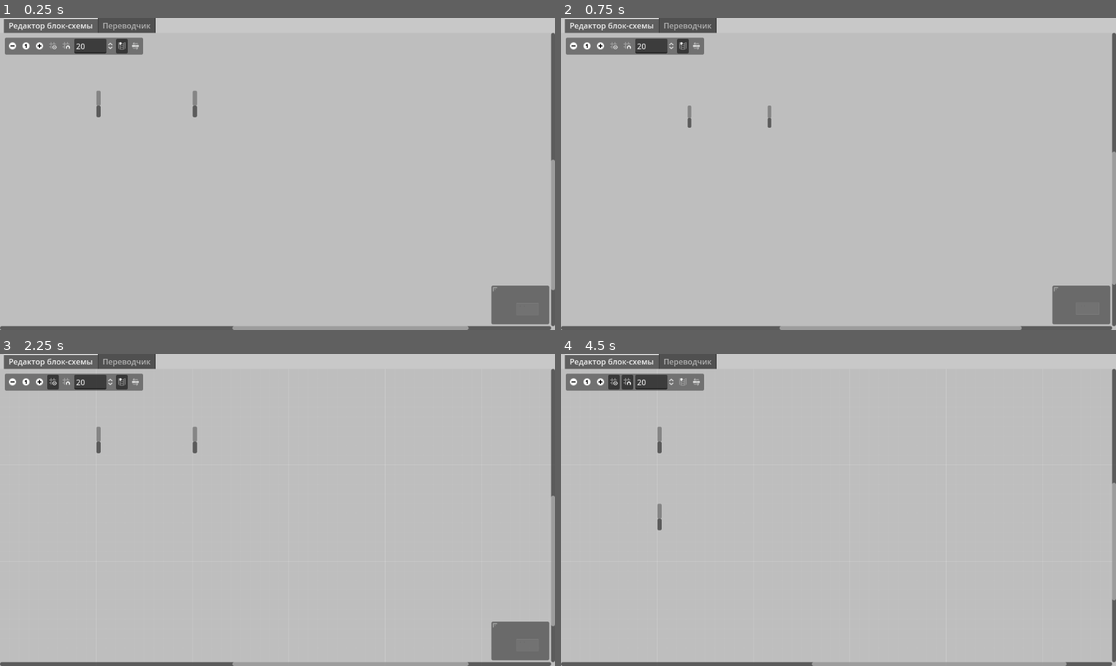
Above: before the commit, frames 1-4 (two rows, left to right).
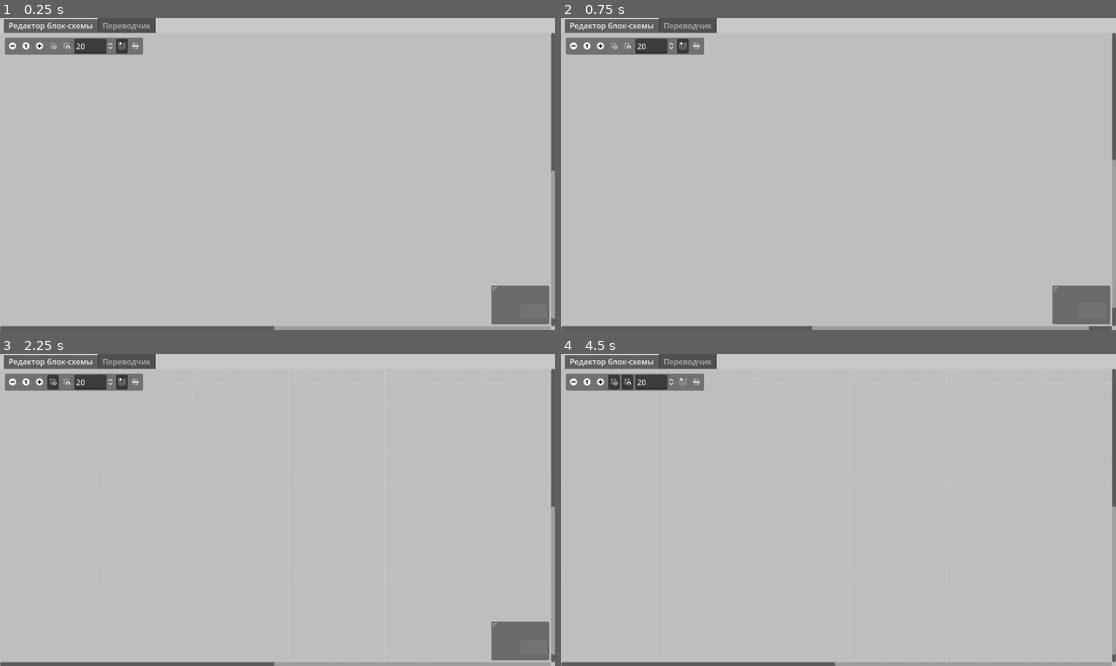
Above: after the commit, the same moments.

Repository: NemoNology/Programing-languages-theory
Game: Godot game, scene res://Data/Scenes/main.tscn
Same seed, same stepped clock (60 frames per second), same inputs: the game is played once before the commit and once after it.
Inputs (mouse positions are in pixels of both pictures, inside the frame that each line leads up to):
- Up to frame 1 (0.25 s): no input
- Up to frame 2 (0.75 s): click (572, 46) at 0.5 s
- Up to frame 3 (2.25 s): click (38, 382) at 1.25 s; click (55, 382) at 2 s
- Up to frame 4 (4.5 s): click (627, 382) at 2.75 s; click (683, 382) at 3.5 s; click (694, 382) at 4.25 s

The runs differ from the first frame. In frame 1, 0.5% of the frame differs, in the area x 17-100%, y 23-100%; in frame 2, 0.4%; in frame 3, 0.5%; in frame 4, 0.5%.
Error before the commit: Invalid access to property or key 'placeholderText' on a base object of type 'Node (FlowchartBlockType)'. (res://Data/Scripts/Flowchart)
Error after the commit: Parse Error: Too many arguments for "new()" call. Expected at most 1 but received 2. (res://Data/Scripts/Flowchart)

Commit message:
Flowchart block text edit class:
Removed:
- Extra input parameter -> placeholder text, as placeholder text always is '...'
Changed:
> Selection color
> Foregroung color for placeholder and inputted text

Diff:
--- a/Lab-s/Translator/Godot-project/Data/Scripts/Flowchart editor/Addictions/block_textedit.gd
+++ b/Lab-s/Translator/Godot-project/Data/Scripts/Flowchart editor/Addictions/block_textedit.gd
@@ -7,7 +7,6 @@
 
 
 func _init(
-	block_placeholder_text: String = "",
 	is_flat: bool = false,
 ):
 	context_menu_enabled = false
@@ -20,8 +19,9 @@
 		custom_minimum_size = Vector2.ZERO
 	else:
 		custom_minimum_size = Vector2(DEFAULT_MIN_WIDTH, DEFAULT_MIN_HEIGHT)
-		placeholder_text = block_placeholder_text
+		placeholder_text = "..."
 		wrap_mode = TextEdit.LINE_WRAPPING_BOUNDARY
 		scroll_fit_content_height = true
-		self_modulate = Color.WHITE
-		add_theme_color_override("selection_color", Color.LIGHT_GRAY)
+		add_theme_color_override("selection_color", Color.GRAY)
+		add_theme_color_override("font_color", Color.BLACK)
+		add_theme_color_override("font_placeholder_color", Color.DIM_GRAY)
